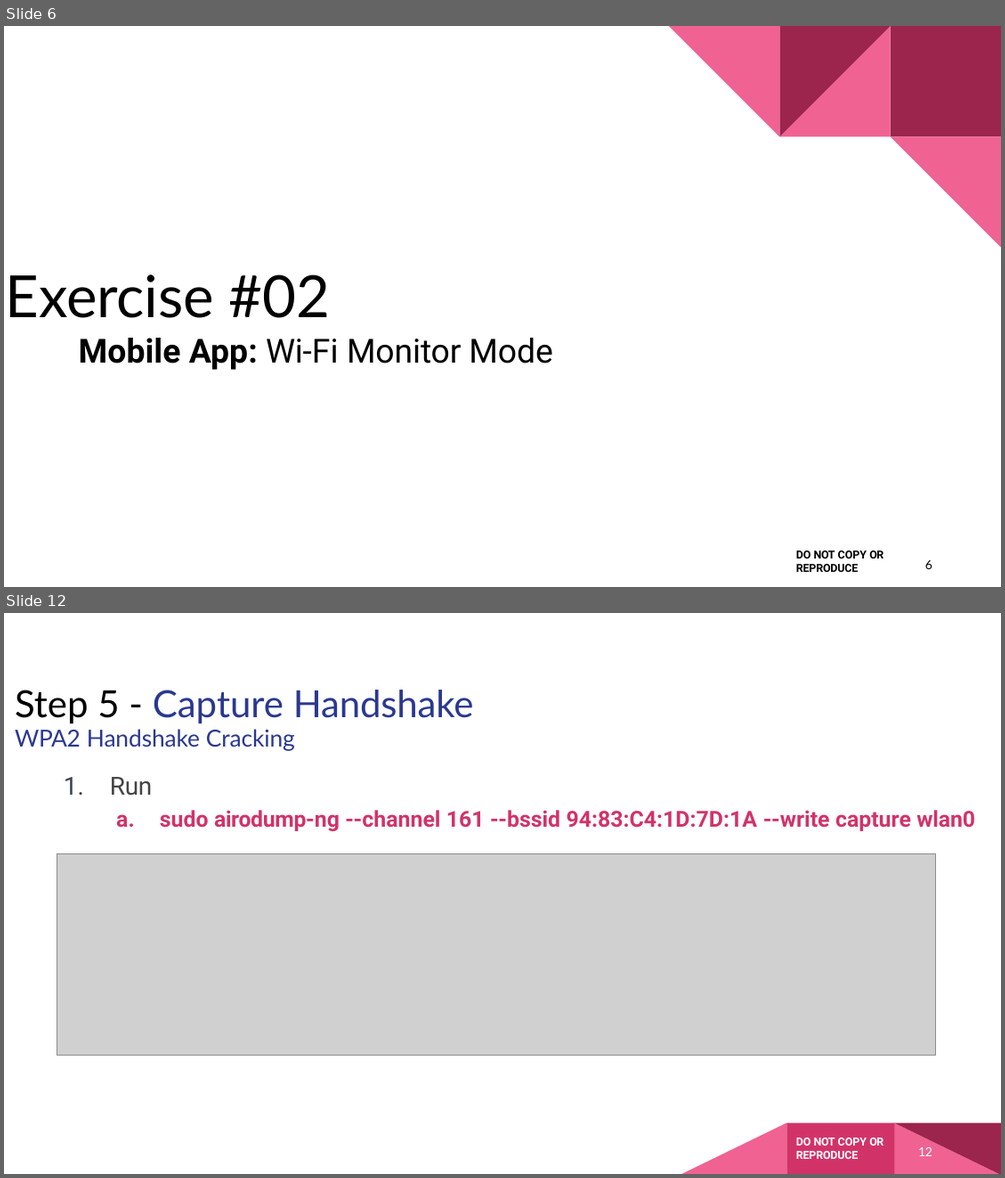
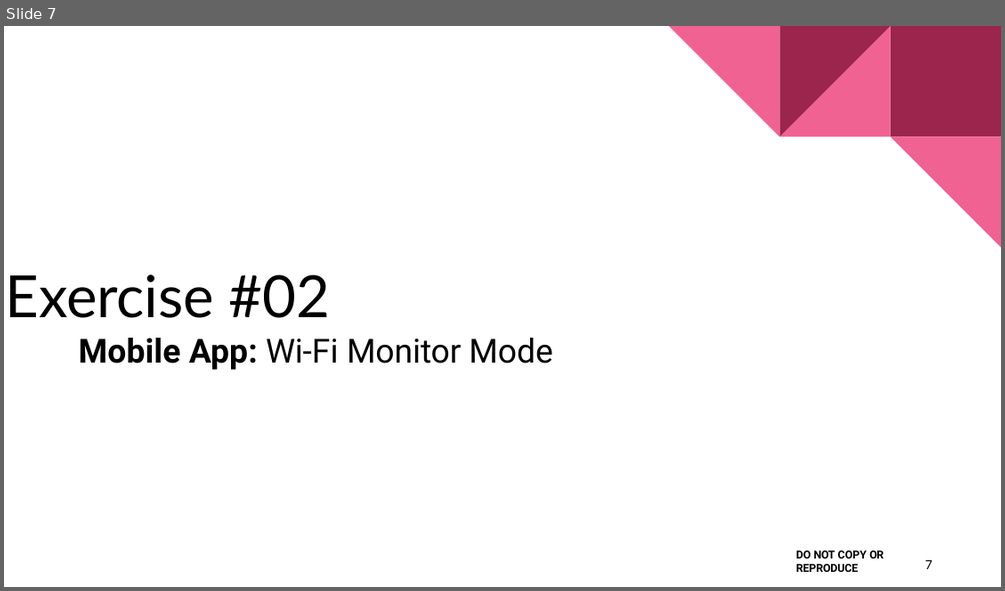
Before and after one commit to nprobert/AutoISAC-ACT-AdvWireless, a slide deck: 3 ACT AW - WiFi.pptx. Shown one above the other, each under a label of ours: slides 6 and 12 before the commit, slide 7 after it; the slides between them are not shown. The pictures are 1005x1178 and 1005x591 pixels, drawn with LibreOffice and Linux fonts; fonts in the diff are those of the drawing; grey boxes stand for pictures. Boxes give left, top, right and bottom in pixels: in the first picture for what was removed or moved away, otherwise in the second. Text is boxed around its words. In the diff, an @@ line names an element or a change of style, - is before the commit and + after.

```diff
--- a/3 ACT AW - WiFi.pptx
+++ b/3 ACT AW - WiFi.pptx
@@ slide 12 removed at (4,613,1001,1174), background #FFFFFF @@
@@ title removed at (15,690,474,751) @@
-Step 5 - Capture Handshake
-WPA2 Handshake Cracking
@@ text removed at (110,777,975,831) @@
-1. Run
-  a. sudo airodump-ng --channel 161 --bssid 94:83:C4:1D:7D:1A --write capture wlan0
@@ picture removed at (57,854,936,1054) @@
@@ freeform shape removed at (681,1123,787,1174) @@
@@ freeform shape removed at (787,1123,895,1174) @@
@@ text removed at (796,1137,883,1159) @@
-DO NOT COPY OR REPRODUCE
@@ freeform shape removed at (894,1123,999,1174) @@
@@ freeform shape removed at (894,1123,1001,1174) @@
@@ page number removed at (918,1147,932,1156) @@
-12
@@ what was slide 6 is now slide 7 @@
@@ page number at (925,560,932,569): text changed @@
-6
+7
```
Also in this commit, not shown: 3 slides changed, 1 slide added, 15 other slides removed, 1 other file.
